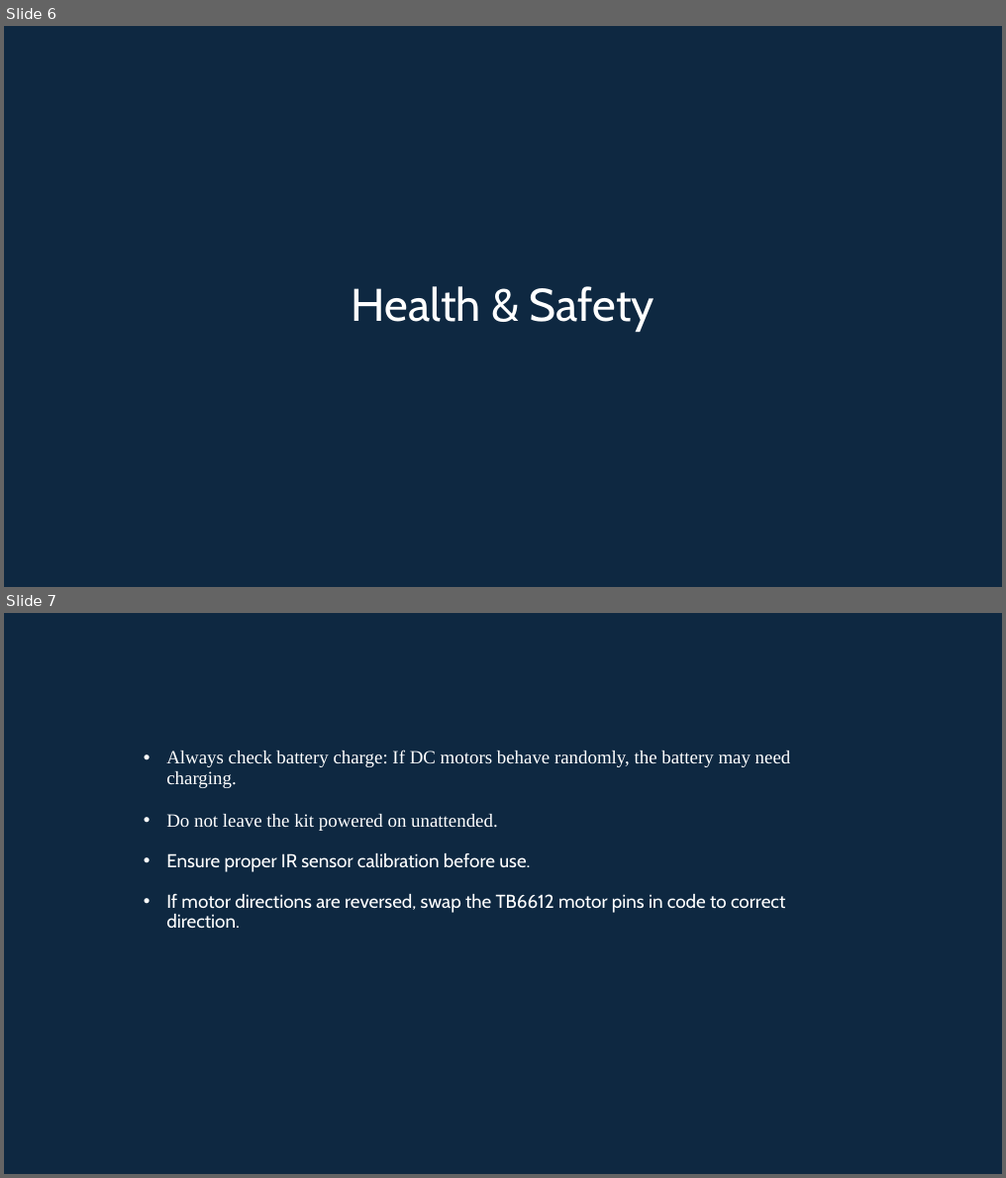
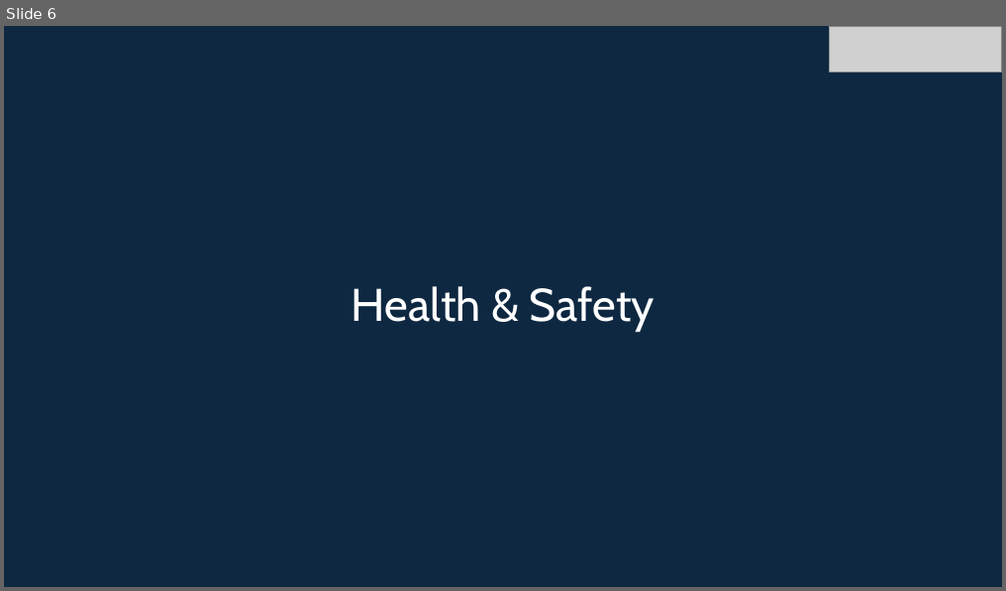
Before and after one commit to info-zas/Training, a slide deck: GPREC/04_Navigational_Robot_Car-1-Sensors/ZASRobotics_Car-1.pptx. Shown one above the other, each under a label of ours: slides 6 and 7 before the commit, slide 6 after it. The pictures are 1006x1178 and 1006x591 pixels, drawn with LibreOffice and Linux fonts; fonts in the diff are those of the drawing; grey boxes stand for pictures. Boxes give left, top, right and bottom in pixels: in the first picture for what was removed or moved away, otherwise in the second. Text is boxed around its words. In the diff, an @@ line names an element or a change of style, - is before the commit and + after.

```diff
--- a/GPREC/04_Navigational_Robot_Car-1-Sensors/ZASRobotics_Car-1.pptx
+++ b/GPREC/04_Navigational_Robot_Car-1-Sensors/ZASRobotics_Car-1.pptx
@@ slide 7 removed at [4, 613, 1002, 1174], background #0E2841 @@
@@ title removed at [166, 750, 791, 929] @@
-• Always check battery charge: If DC motors behave randomly, the battery may need charging.
-• Do not leave the kit powered on unattended.
-• Ensure proper IR sensor calibration before use.
-• If motor directions are reversed, swap the TB6612 motor pins in code to correct direction.
@@ slide 6 changed as well @@
@@ picture added at [829, 26, 1001, 73] @@
```
Also in this commit, not shown: 9 other slides changed, 10 slides added, 2 other slides removed, 5 other files.
